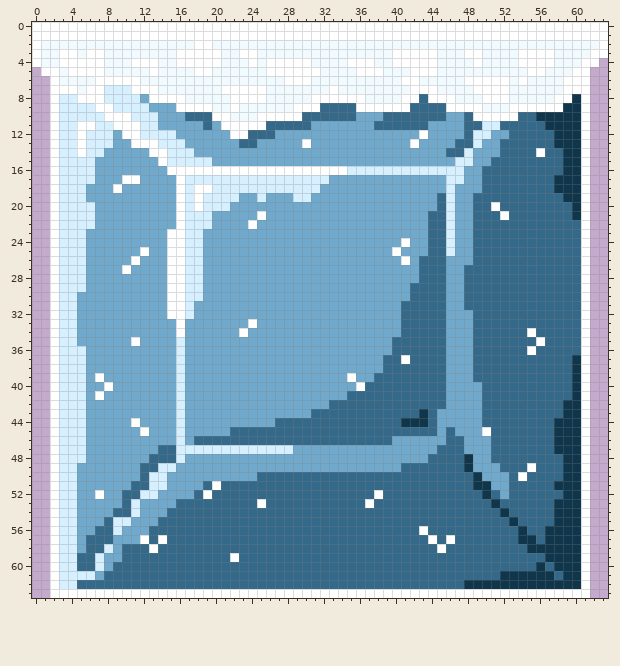
Two states of a pixel-art file, bubble-&-squeak-/sprites/Ice block.aseprite. The picture above is the old version.
64x64 pixels, 1 frame.
And afterwards:
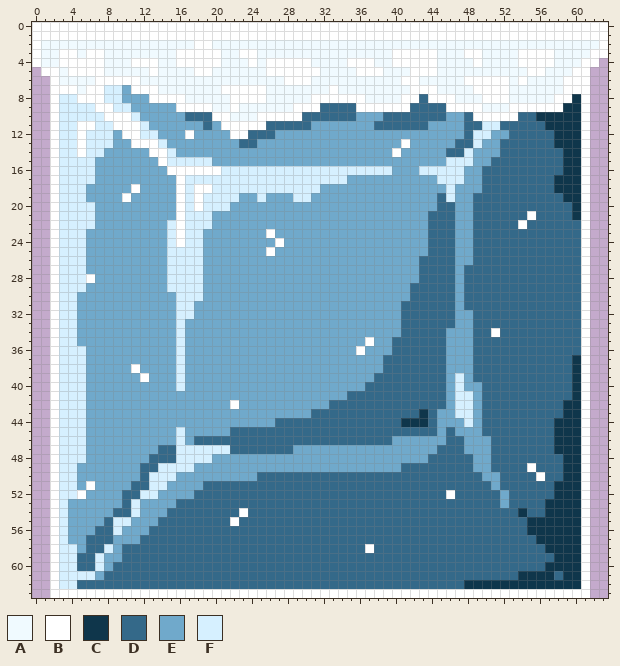
Palette (. is transparent): A #f0faff  B #ffffff  C #0f364b  D #346989  E #70a9cb  F #d6f0ff
What changed:
y 7: x 10 F -> E
y 8: x 10..11 FF -> EE
y 9: x 11..12 FF -> EE
y 10: x 12..13 FF -> EE
y 11: x 13 F -> E
y 12: x 14..15 FF -> EE; x 17 E -> B; x 43 B -> E
y 13: x 15..16 FF -> EE; x 30 B -> E; x 41..42 EB -> BE
y 14: x 16..17 FF -> EE; x 40 E -> B; x 56 B -> D
y 15: x 46 E -> F
y 16: x 21..34 BBBBBBBBBBBBBB -> FFFFFFFFFFFFFF; x 40..42 FFF -> EEE
y 17: x 10..11 BB -> EE; x 33..34 EE -> FF; x 45 E -> F
y 18: x 9 B -> E; x 11 E -> B
y 19: x 10 E -> B
y 20: x 46 F -> D; x 51 B -> D
y 21: x 25 B -> E; x 46 F -> D; x 52 B -> D; x 55 D -> B
y 22: x 15 E -> F; x 24 B -> E; x 46 F -> D; x 54 D -> B
y 23: x 15 B -> F; x 26 E -> B; x 46 F -> D
y 24: x 15 B -> F; x 27 E -> B; x 41 B -> E; x 46 F -> D
y 25: x 12 B -> E; x 15..16 BB -> FF; x 26 E -> B; x 40 B -> E; x 46 F -> D
y 26: x 11 B -> E; x 15..16 BB -> FF; x 41 B -> E; x 46 E -> D
y 27: x 10 B -> E; x 15..16 BB -> FF; x 46 E -> D
y 28: x 6 E -> B; x 15..16 BB -> FF; x 46 E -> D
y 29: x 15..16 BB -> FF; x 46 E -> D
y 30..32: x 15..16 BB -> EF; x 46 E -> D
y 33: x 16 B -> F; x 24 B -> E; x 46 E -> D
y 34: x 16 B -> F; x 23 B -> E; x 51 D -> B; x 55 B -> D
y 35: x 11 B -> E; x 37 E -> B; x 56 B -> D
y 36: x 36 E -> B; x 55 B -> D
y 37: x 41 B -> D
y 38: x 11 E -> B
y 39: x 7 B -> E; x 12 E -> B; x 35 B -> E; x 47 E -> F
y 40: x 8 B -> E; x 36 B -> E; x 47 E -> F
y 41: x 7 B -> E; x 16 F -> E; x 47..48 EE -> FF
y 42: x 16 F -> E; x 22 E -> B; x 47..48 EE -> FF
y 43: x 16 F -> E; x 47..48 EE -> FF
y 44: x 11 B -> E; x 16 F -> E; x 48 E -> F
y 45: x 12 B -> E; x 50 B -> D
y 47: x 22..28 FFFFFFF -> DDDDDDD
y 48: x 17..19 EEE -> FFF; x 48 C -> D
y 49: x 16..17 EE -> FF; x 48 C -> D; x 51 E -> D
y 50: x 15 E -> F; x 49 C -> D; x 52 E -> D; x 54 B -> D; x 56 D -> B
y 51: x 6 E -> B; x 20 B -> D; x 49..50 CC -> DD; x 52 E -> D
y 52: x 5 E -> B; x 7 B -> E; x 19 B -> D; x 38 B -> D; x 46 D -> B; x 50 C -> D; x 58 D -> C
y 53: x 4 F -> E; x 25 B -> D; x 37 B -> D; x 51..52 CD -> DE; x 57 D -> C
y 54: x 4 F -> E; x 23 D -> B; x 52 C -> D; x 54 D -> C; x 57 D -> C
y 55: x 4 F -> E; x 22 D -> B; x 53 C -> D; x 55..57 DDD -> CCC
y 56: x 4 F -> E; x 43 B -> D; x 54..56 CDD -> DCC
y 57: x 4 F -> E; x 12 B -> D; x 14 B -> D; x 44 B -> D; x 46 B -> D; x 54..56 CCD -> DDC
y 58: x 13 B -> D; x 37 D -> B; x 45 B -> D; x 55..56 CC -> DD
y 59: x 22 B -> D; x 57 C -> D
y 60: x 56..57 CD -> DC
y 61: x 52..53 CC -> DD
